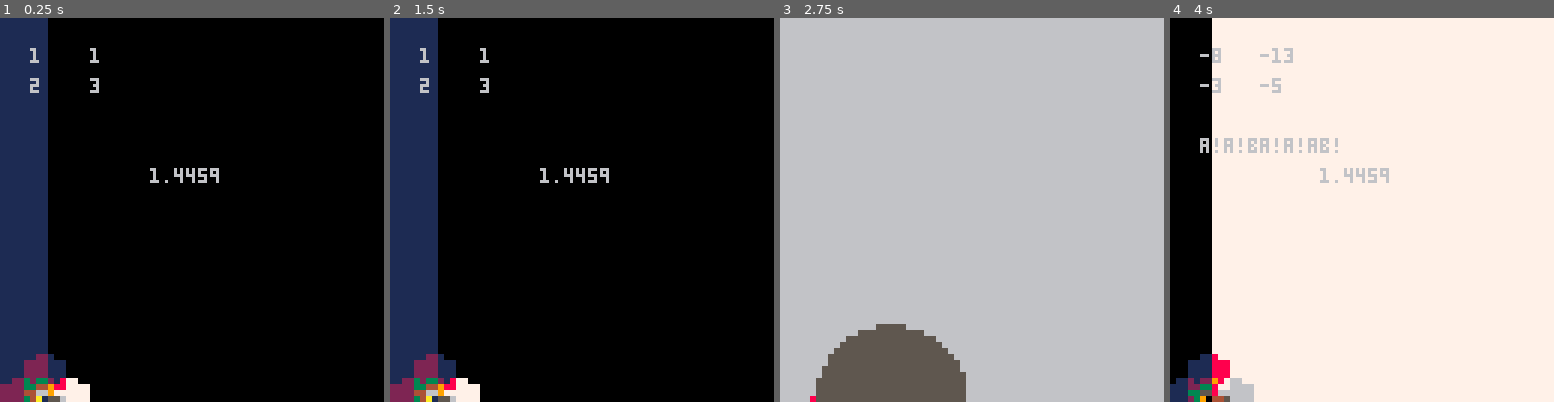
Above: before the commit, frames 1-4 (left to right).
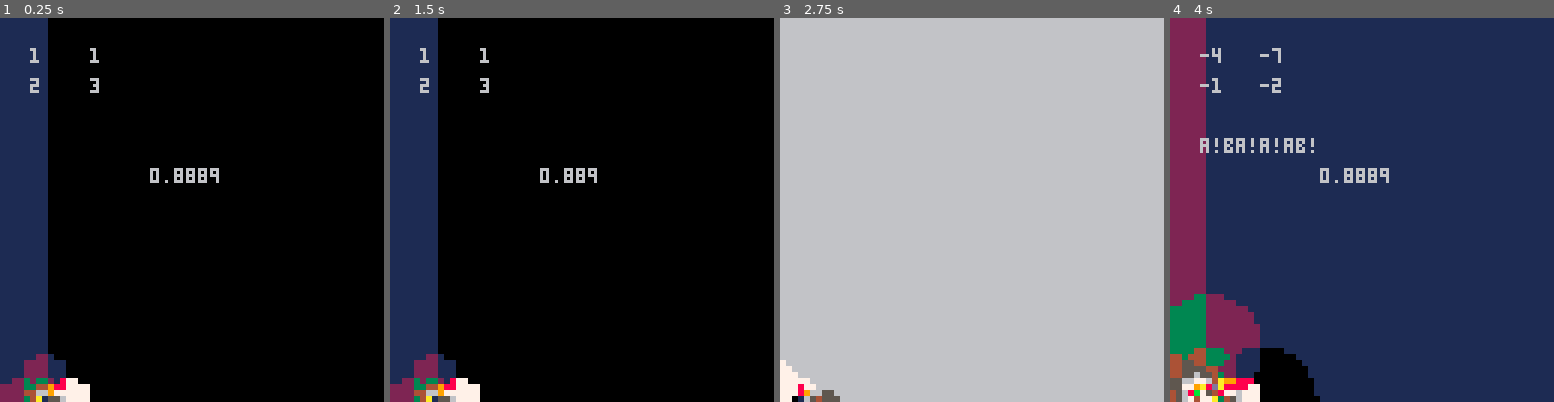
Above: after the commit, the same moments.

Repository: m4thpro/sl2z
Game: PICO-8 cartridge sl2z.p8
The game is run twice, just before and just after one commit, with the same random seed, the same clock (stepped at 60 frames per second) and the same inputs.
Inputs:
- Up to frame 1 (0.25 s): no input
- Up to frame 2 (1.5 s): no input
- Up to frame 3 (2.75 s): hold Right 1.6-2.1 s; hold Up 2.15-2.42 s; hold Right from 2.47 s (still down)
- Up to frame 4 (4 s): release Right at 3.03 s; hold Left 3.08-3.58 s; hold Down 3.63-3.97 s

The runs differ from the first frame. In frame 1, 0.1% of the frame differs, in the area x 39-54%, y 39-43%; in frame 2, 0.2%; in frame 3, 6.8%; in frame 4, 99%, in the area x 0-100%, y 0-100%.

Commit message:
faster still

Diff:
--- a/sl2z.p8
+++ b/sl2z.p8
@@ -94,6 +94,8 @@
    local nxd = m00*m01/256 + m01*m10/16 + m00*m11/16
    local dyd = m01^2/256 + m01*m11/8
 
+   local m012 = m01^2
+   local m0001 = m00*m01
 
    local start = time()
 
@@ -106,9 +108,9 @@
 
       x = -2
       for i = 1, 64 do
-	 dx +=  m01^2*x/8 + dxd
-	 nx +=  m00*m01*x/8 + nxd
-	 dy +=  m01^2*x/8 + dyd
+	 dx += m012*x/8 + dxd
+	 nx += m0001*x/8 + nxd
+	 dy += m012*x/8 + dyd
 	 x += 1/16
 
 	 c = (flr(2*nx/dx)%8) + (flr(2*ny/dy)%8)
